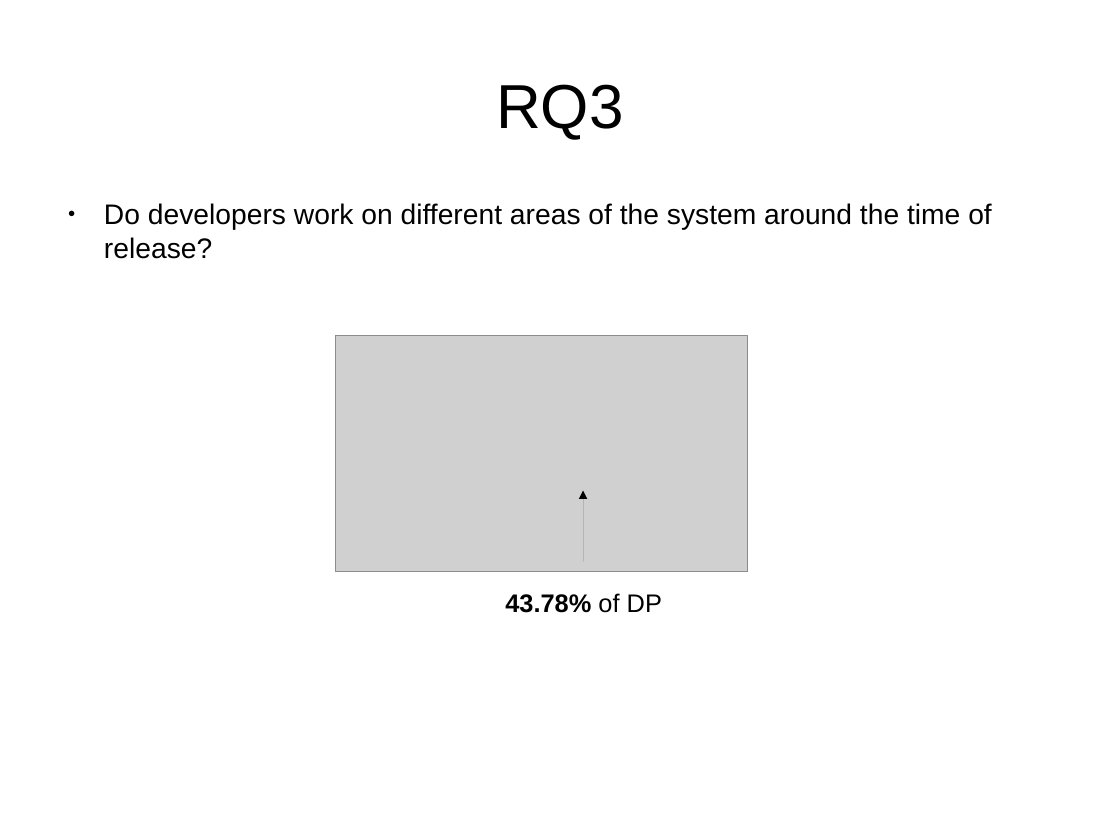
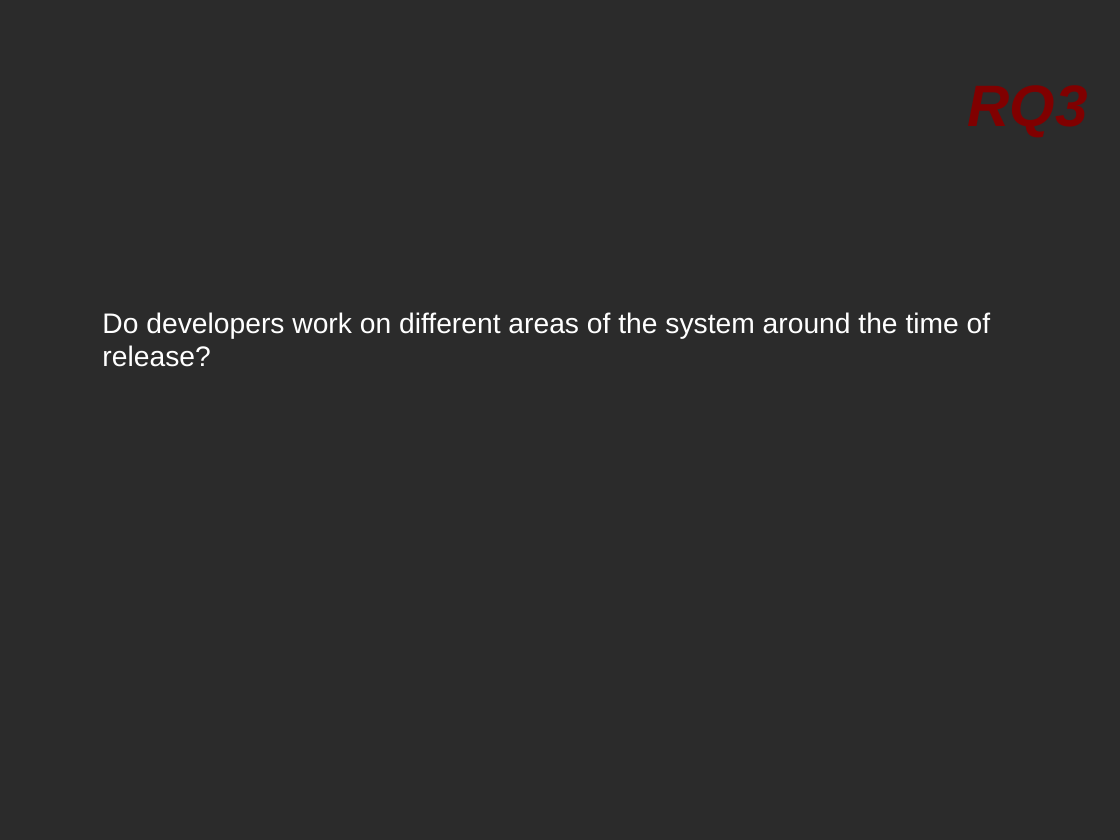
Before and after one commit to tajmilur-rahman/SOEN691D, a slide deck: slide 8 of presentation/research/paper1.odp (slide 10 before the commit). Drawn at 1120x840 pixels with LibreOffice and Linux fonts; fonts in the diff are those of the drawing; grey boxes stand for pictures; background and template pictures are left out; a plain dark background stands for a picture behind light text. Boxes give left, top, right and bottom in pixels: in the first picture for what was removed or moved away, otherwise in the second. Text is boxed around its words. In the diff, an @@ line names an element or a change of style, - is before the commit and + after.

```diff
--- a/presentation/research/paper1.odp
+++ b/presentation/research/paper1.odp
@@ background #FFFFFF to picture (left out) @@
@@ title "RQ3": place and size @@
-title "RQ3" at box(496, 84, 624, 139)
+title "RQ3" at box(405, 34, 1088, 174)
@@ title "RQ3" at box(405, 34, 1088, 174): size 44 to 41.4 pt, text colour #000000 to #800000, bold on, italic on; alignment centre to right @@
@@ text "Do developers work on different ...": place and size @@
-text "Do developers work on different ..." at box(104, 203, 992, 259)
+text "Do developers work on different ..." at box(102, 312, 991, 367)
@@ text "Do developers work on different ..." at box(102, 312, 991, 367): text colour #000000 to #FFFFFF; bullet ● to none @@
@@ picture removed at box(335, 335, 748, 571) @@
@@ arrow removed from (583, 562) to (583, 491) @@
@@ text removed at box(505, 593, 662, 613) @@
-43.78% of DP
```
Also in this commit, not shown: 12 other slides changed, 5 slides added, 4 slides removed, 14 other files.
